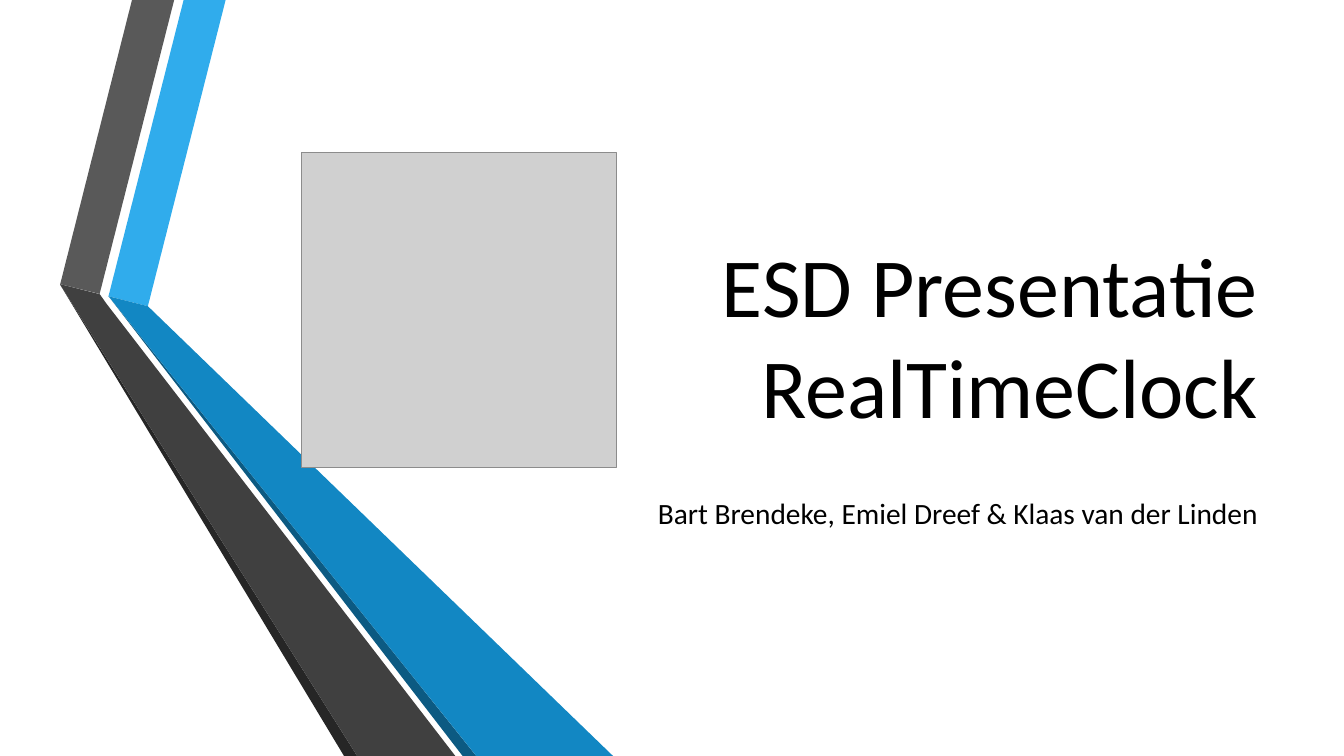
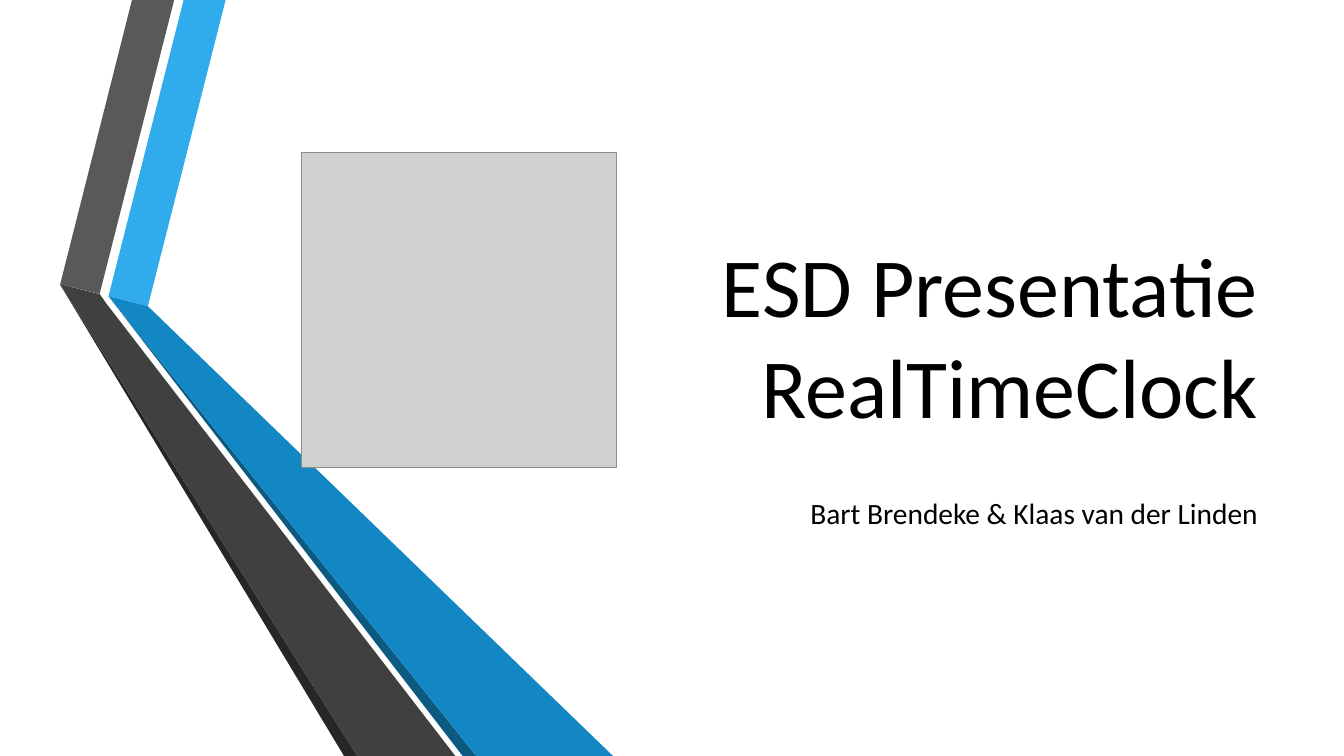
Before and after one commit to KlaasvdLinden/ESD-presentatie, a slide deck: slide 1 of ESD Presentatie RealTimeClock.pptx. Drawn at 1344x756 pixels with LibreOffice and Linux fonts; fonts in the diff are those of the drawing; grey boxes stand for pictures; background and template pictures are left out. Boxes give left, top, right and bottom in pixels: in the first picture for what was removed or moved away, otherwise in the second. Text is boxed around its words. In the diff, an @@ line names an element or a change of style, - is before the commit and + after.

```diff
--- a/ESD Presentatie RealTimeClock.pptx
+++ b/ESD Presentatie RealTimeClock.pptx
@@ subtitle at (x1=810, y1=503, x2=1258, y2=525): text changed @@
-Bart Brendeke, Emiel Dreef & Klaas van der Linden
+Bart Brendeke & Klaas van der Linden
```
Also in this commit, not shown: 2 other slides changed, 1 other file.
